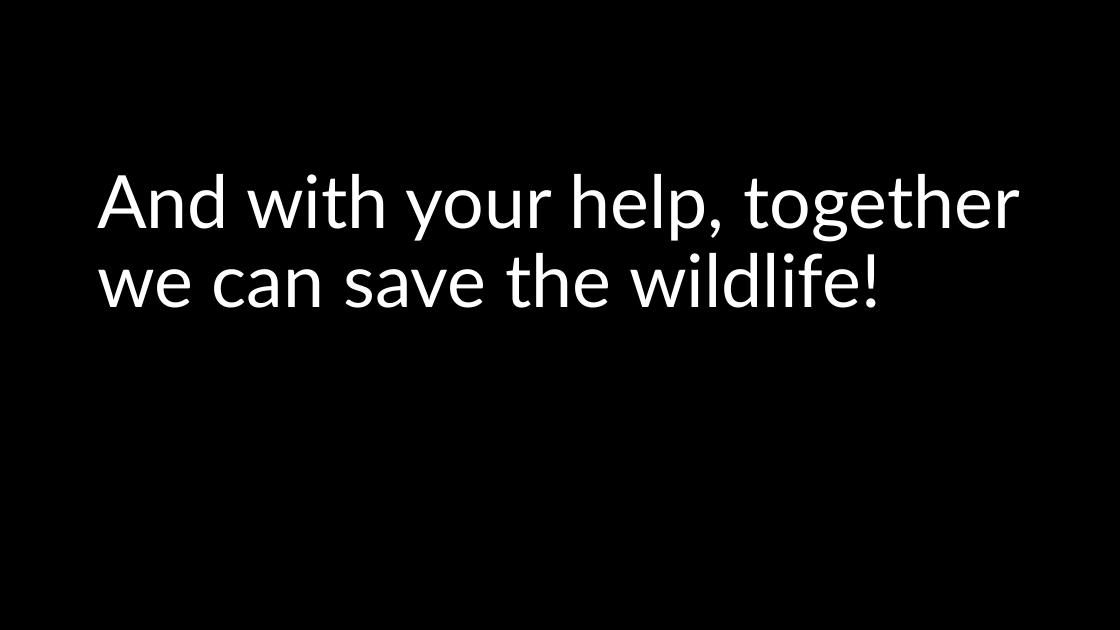
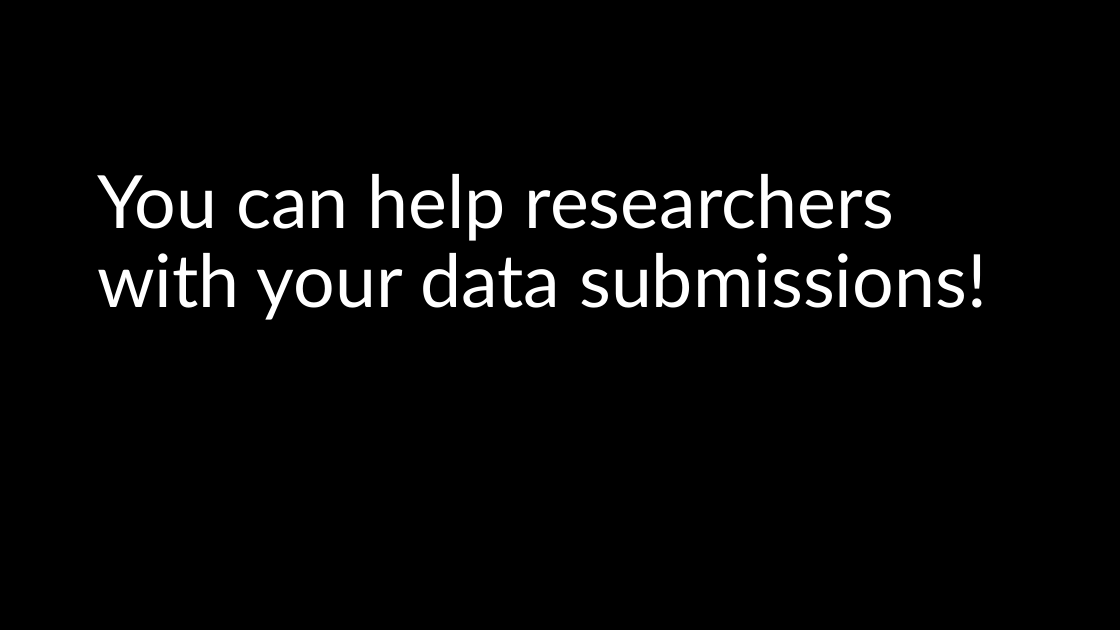
Before and after one commit to stuartiek/sonica-RGU-Hack-, a slide deck: slide 7 of RGUHack25 Presentation by Sonica.pptx (slide 6 before the commit). Drawn at 1120x630 pixels with LibreOffice and Linux fonts; fonts in the diff are those of the drawing; background and template pictures are left out. Boxes give left, top, right and bottom in pixels: in the first picture for what was removed or moved away, otherwise in the second. Text is boxed around its words. In the diff, an @@ line names an element or a change of style, - is before the commit and + after.

```diff
--- a/RGUHack25 Presentation by Sonica.pptx
+++ b/RGUHack25 Presentation by Sonica.pptx
@@ title at bbox=[97, 174, 987, 320]: text changed @@
-And with your help, together we can save the wildlife!
+You can help researchers with your data submissions!
```
Also in this commit, not shown: 3 other slides changed, 2 slides added, 1 slide removed.
